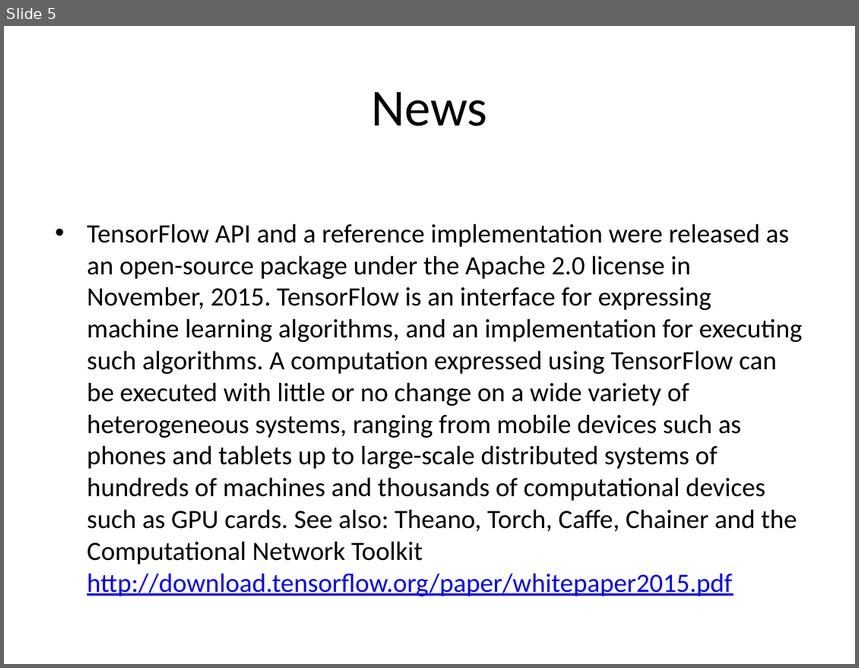
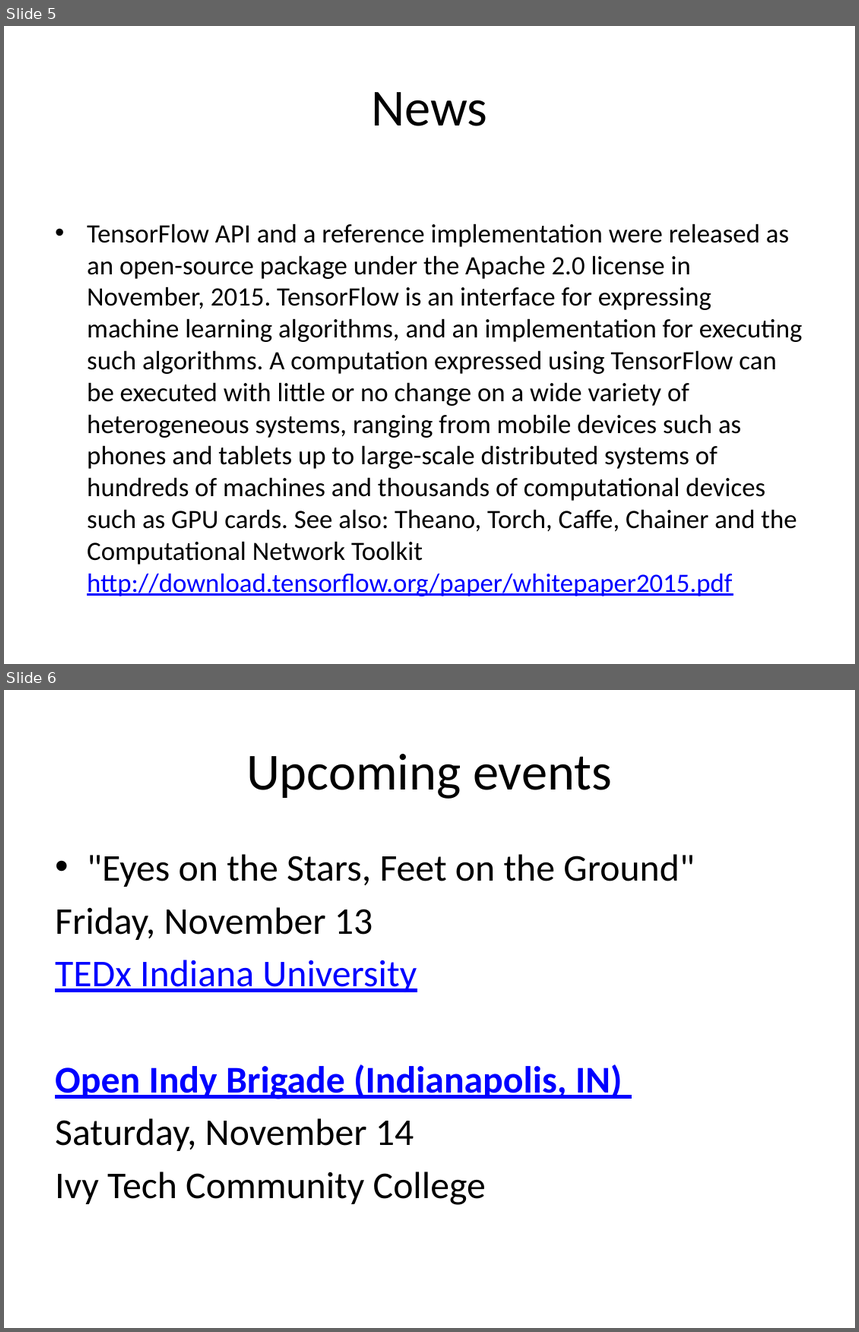
Before and after one commit to dsindy/presentations, a slide deck: nov2015/Nov15.pptx. Shown one above the other, each under a label of ours: slide 5 before the commit, slides 5 and 6 after it. The pictures are 859x668 and 859x1332 pixels, drawn with LibreOffice and Linux fonts; fonts in the diff are those of the drawing. Boxes give left, top, right and bottom in pixels: in the first picture for what was removed or moved away, otherwise in the second. Text is boxed around its words. In the diff, an @@ line names an element or a change of style, - is before the commit and + after.

Commit message:
update upcoming events

```diff
--- a/nov2015/Nov15.pptx
+++ b/nov2015/Nov15.pptx
@@ slide 6 added at [4, 690, 855, 1328], background #FFFFFF @@
@@ title added at [246, 754, 612, 799], 44 pt, text #000000 @@
+Upcoming events
@@ text added at [55, 854, 695, 1205], 32 pt, text #000000 @@
+• "Eyes on the Stars, Feet on the Ground"
+Friday, November 13
+TEDx Indiana University
+Open Indy Brigade (Indianapolis, IN)
+Saturday, November 14
+Ivy Tech Community College
```
